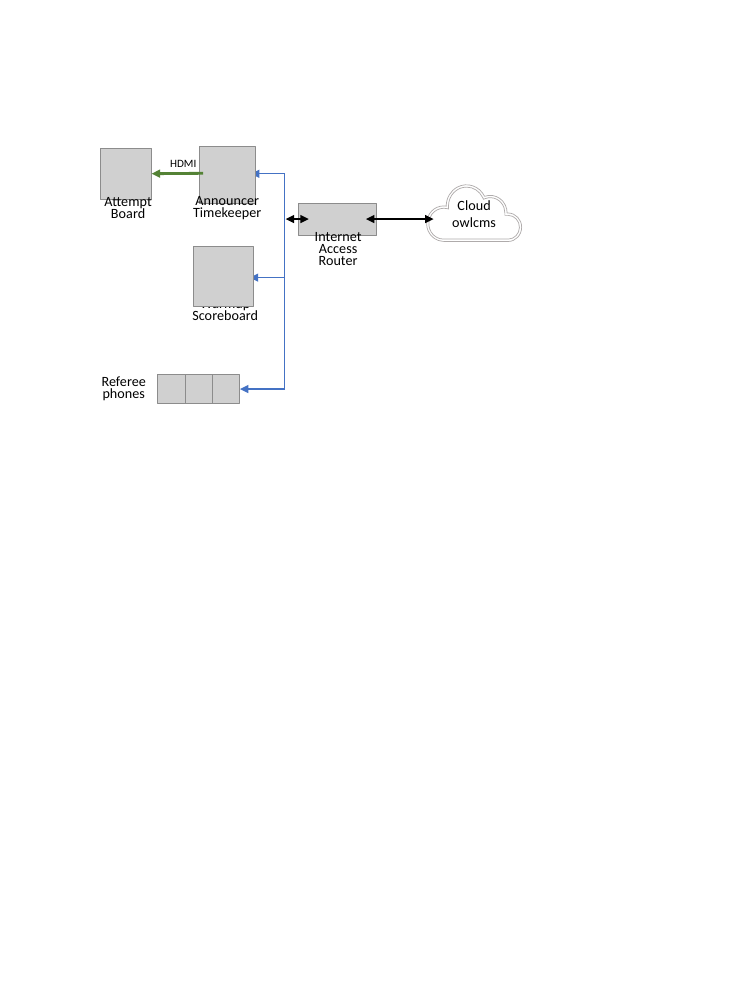
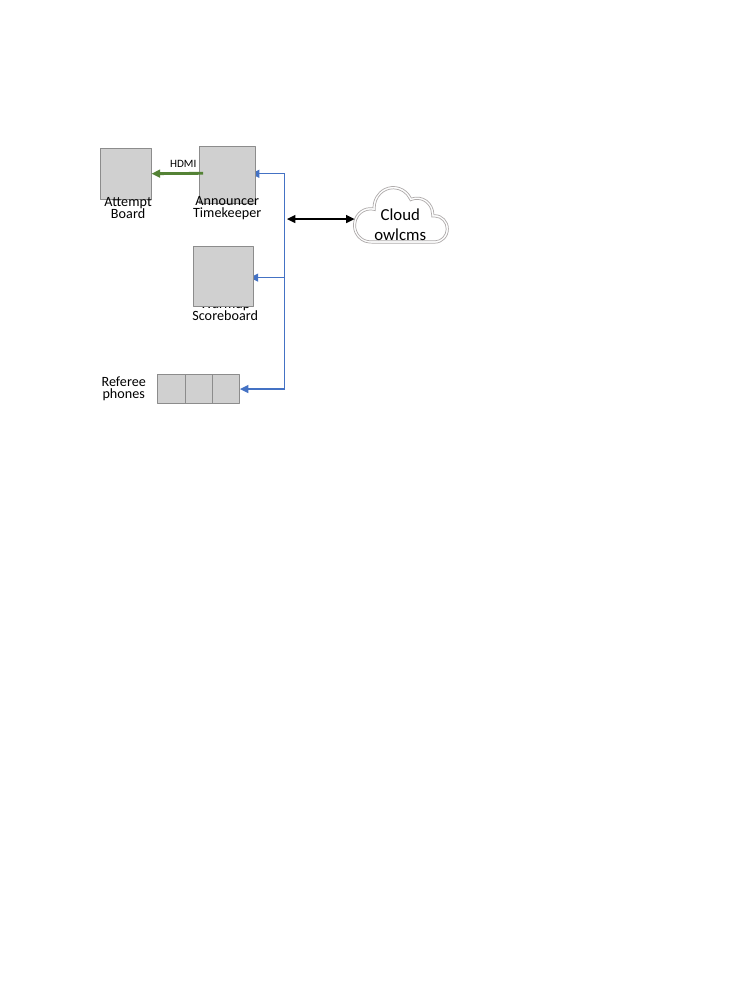
Before and after one commit to jflamy/owlcms4, a slide deck: slide 8 of docs/EquipmentSetup/Equipment_Qc.pptx. Drawn at 756x1008 pixels with LibreOffice and Linux fonts; fonts in the diff are those of the drawing; grey boxes stand for pictures; background and template pictures are left out. Boxes give left, top, right and bottom in pixels: in the first picture for what was removed or moved away, otherwise in the second. Text is boxed around its words. In the diff, an @@ line names an element or a change of style, - is before the commit and + after.

Commit message:
cloud illustrations

```diff
--- a/docs/EquipmentSetup/Equipment_Qc.pptx
+++ b/docs/EquipmentSetup/Equipment_Qc.pptx
@@ picture removed at (298,204,377,236) @@
@@ freeform shape: place and size @@
-freeform shape at (426,184,521,241)
+freeform shape at (354,186,449,243)
@@ text added at (374,208,426,244), 12 pt, text #000000 @@
+Cloud owlcms
@@ text in freeform shape at (452,198,496,227): text removed @@
-Cloud owlcms
@@ double arrow removed from (308, 219) to (285, 219) @@
@@ double arrow moved from (433, 219) - (366, 219) to (355, 219) - (287, 219) @@
@@ text removed at (315,232,362,265) @@
-Internet
-Access
-Router
```
Also in this commit, not shown: 11 other files.
